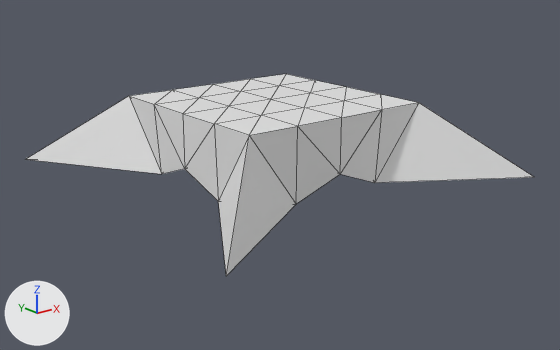
Two versions of the OBJ model project/Resources/models/spawnerHead/spawnerHead.obj, one commit apart.
Rendered twice from a 50 mm camera at (-2.9, -3.71, 2.73) aimed at (0.0, -0.09, 1.28). Arrows for +X, +Y and +Z are at lower left; the lights stay in place. Mesh edges are drawn as thin lines. Where no turn or scale is listed for an object, it has been applied to the vertices.
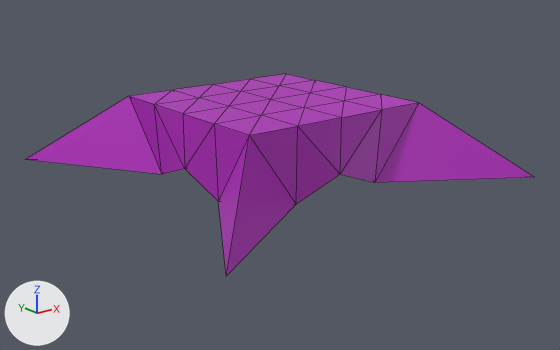
What the commit changed:
Picture 'enemySpawner.png' (img_enemyspawner_png) is new.
Material 'Material.002' (mat_material_002) is new.
Its texture is img_enemyspawner_png.
me_cube_001 has 50 vertices, 96 faces and spans x -1.15..1.15, y -1.15..1.15, z 1.3..1.75.
me_cube_001 no longer uses material mat_material_001 (white #e7e7e7).
me_cube_001 now uses material mat_material_002 (picture img_enemyspawner_png).

Boxes [x1, y1, x2, y2] around the edits, measured in the pictures (560 x 350 px):
'Cube.001', recoloured (white to pink): [27, 74, 533, 276] in both
